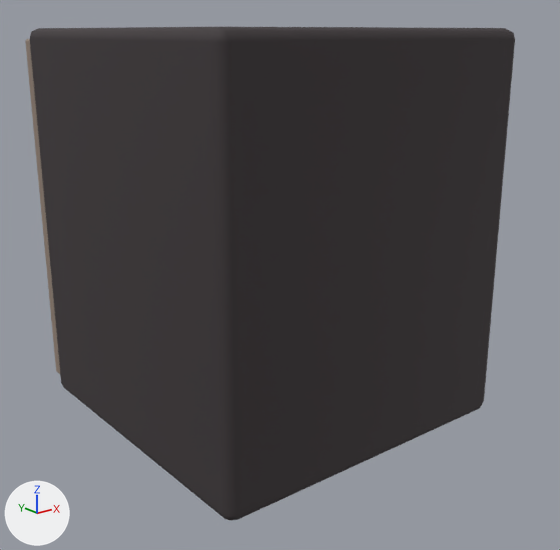
The Blender file tools/godot-campaign/structure-art/blend/uplink-shaft-1.blend: old version first, new version second.
Camera for both pictures: a 50 mm lens placed at (-1.183, -1.538, 0.976), pointed at (0.006, -0.052, 0.382). The axes (+X, +Y, +Z) are drawn at lower left. The lights are the same throughout. The picture after the commit comes second.

The first picture shows 'uplink_0', 'uplink_1'.
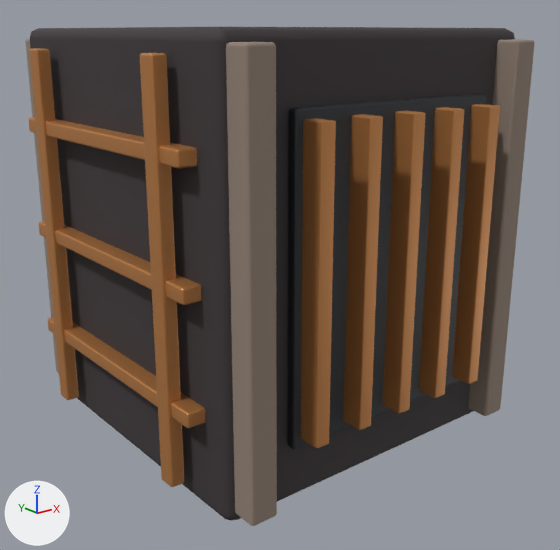
Diff of the bpy script that builds the scene:
```diff
--- a/tools/godot-campaign/structure-art/blend/uplink-shaft-1.blend.py
+++ b/tools/godot-campaign/structure-art/blend/uplink-shaft-1.blend.py
@@ me_cube_001 @@
 # used by ob_uplink_1; location = (0.0, 0.0, 0.0); rotation_euler = (1.571, 0.0, 0.0), in degrees (90, 0, 0)
-me_cube_001.from_pydata(...)  # 112 vertices, 108 faces; spans x -0.403..0.403, y 0.04..0.96, z -0.475..-0.4
+me_cube_001.from_pydata(...)  # 224 vertices, 216 faces; spans x -0.403..0.403, y 0.04..0.96, z -0.475..0.475
+# me_cube_001 part 1: the loose piece of 56 vertices spanning x -0.403..-0.338, y 0.04..0.96, z -0.475..-0.4 is copied, and the copy is moved by (0.0, 0.0, 0.876); it spans x -0.403..-0.338, y 0.04..0.96, z 0.4..0.475
+# me_cube_001 part 2: the loose piece of 56 vertices spanning x 0.338..0.403, y 0.04..0.96, z -0.475..-0.4 is copied, and the copy is moved by (0.0, 0.0, 0.876); it spans x 0.338..0.403, y 0.04..0.96, z 0.4..0.475
 me_cube_001.materials.append(mat_uplink_1)
@@ me_cube_003 @@
 # used by ob_uplink_2; location = (0.0, 0.0, 0.0); rotation_euler = (1.571, 0.0, 0.0), in degrees (90, 0, 0)
-me_cube_003.from_pydata(...)  # 56 vertices, 54 faces; spans x -0.275..0.275, y 0.155..0.845, z -0.449..-0.425
+me_cube_003.from_pydata(...)  # 112 vertices, 108 faces; spans x -0.275..0.275, y 0.155..0.845, z -0.449..0.449
+# me_cube_003 part 3: the loose piece of 56 vertices spanning x -0.275..0.275, y 0.155..0.845, z -0.449..-0.425 is copied, and the copy is moved by (0.0, 0.0, 0.874); it spans x -0.275..0.275, y 0.155..0.845, z 0.425..0.449
 me_cube_003.materials.append(mat_uplink_2)
@@ me_cube_004 @@
 # used by ob_uplink_3; location = (0.0, 0.0, 0.0); rotation_euler = (1.571, 0.0, 0.0), in degrees (90, 0, 0)
-me_cube_004.from_pydata(...)  # 280 vertices, 270 faces; spans x -0.257..0.257, y 0.175..0.825, z -0.5..-0.445
+me_cube_004.from_pydata(...)  # 1120 vertices, 1080 faces; spans x -0.47..0.47, y 0.06..0.94, z -0.5..0.5
+# me_cube_004 part 4: the loose piece of 56 vertices spanning x -0.257..-0.223, y 0.175..0.825, z -0.5..-0.445 is copied, and the copy is moved by (0.0, 0.0, 0.946); it spans x -0.257..-0.223, y 0.175..0.825, z 0.445..0.5
+# me_cube_004 part 5: the loose piece of 56 vertices spanning x -0.137..-0.103, y 0.175..0.825, z -0.5..-0.445 is copied, and the copy is moved by (0.0, 0.0, 0.946); it spans x -0.137..-0.103, y 0.175..0.825, z 0.445..0.5
+# me_cube_004 part 6: the loose piece of 56 vertices spanning x -0.017..0.017, y 0.175..0.825, z -0.5..-0.445 is copied, and the copy is moved by (0.0, 0.0, 0.946); it spans x -0.017..0.017, y 0.175..0.825, z 0.445..0.5
+# me_cube_004 part 7: the loose piece of 56 vertices spanning x 0.103..0.137, y 0.175..0.825, z -0.5..-0.445 is copied, and the copy is moved by (0.0, 0.0, 0.946); it spans x 0.103..0.137, y 0.175..0.825, z 0.445..0.5
+# me_cube_004 part 8: the loose piece of 56 vertices spanning x 0.223..0.257, y 0.175..0.825, z -0.5..-0.445 is copied, and the copy is moved by (0.0, 0.0, 0.946); it spans x 0.223..0.257, y 0.175..0.825, z 0.445..0.5
+# me_cube_004 part 9: 280 vertices added at x -0.47..-0.417, y 0.06..0.94, z -0.345..0.345
+# other edits to the shape of me_cube_004 do not show in these pictures
 me_cube_004.materials.append(mat_uplink_3)
```

Where the change shows, as pixel boxes (x1, y1, x2, y2) in the pictures (560 x 550 px):
'uplink_3', reshaped (not visible before)
    after: (29, 48, 500, 487)
'uplink_1', reshaped
    before: (25, 39, 60, 374)
    after: (25, 39, 535, 526)
'uplink_2', reshaped (not visible before)
    after: (287, 94, 486, 449)
part 1 of me_cube_001, added (brown)
    after: (226, 42, 277, 526)
part 2 of me_cube_001, added (brown)
    after: (468, 39, 535, 416)
part 4 of me_cube_004, added (orange)
    after: (301, 118, 336, 448)
part 5 of me_cube_004, added (orange)
    after: (343, 114, 383, 430)
part 6 of me_cube_004, added (orange)
    after: (382, 111, 426, 413)
part 7 of me_cube_004, added (orange)
    after: (419, 107, 464, 398)
part 8 of me_cube_004, added (orange)
    after: (452, 104, 500, 384)
part 9 of me_cube_004, added (orange)
    after: (29, 48, 205, 487)
